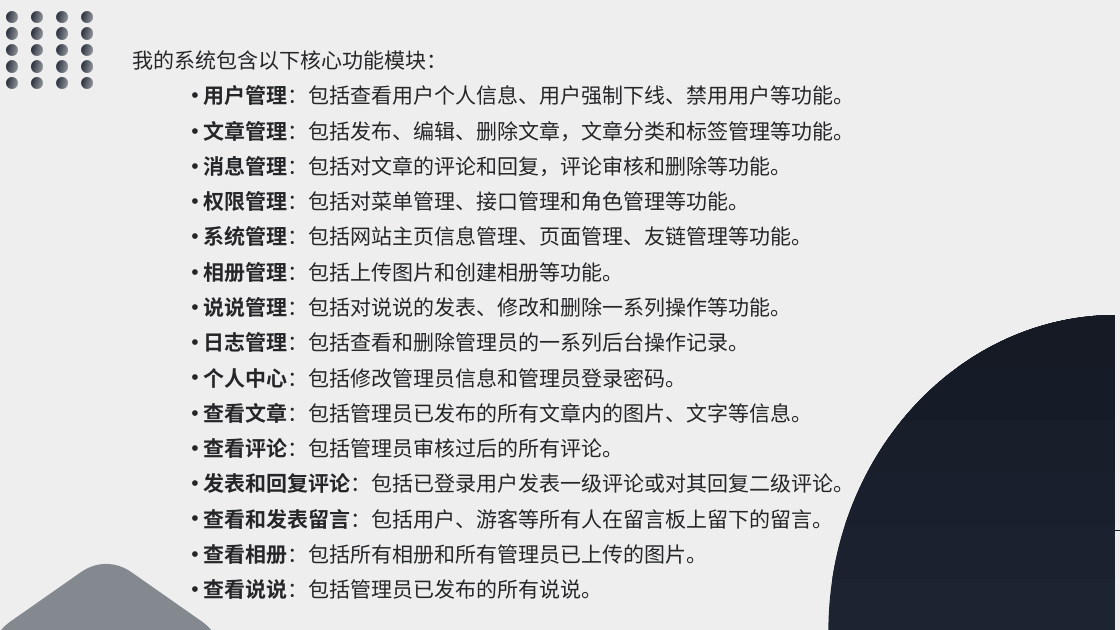
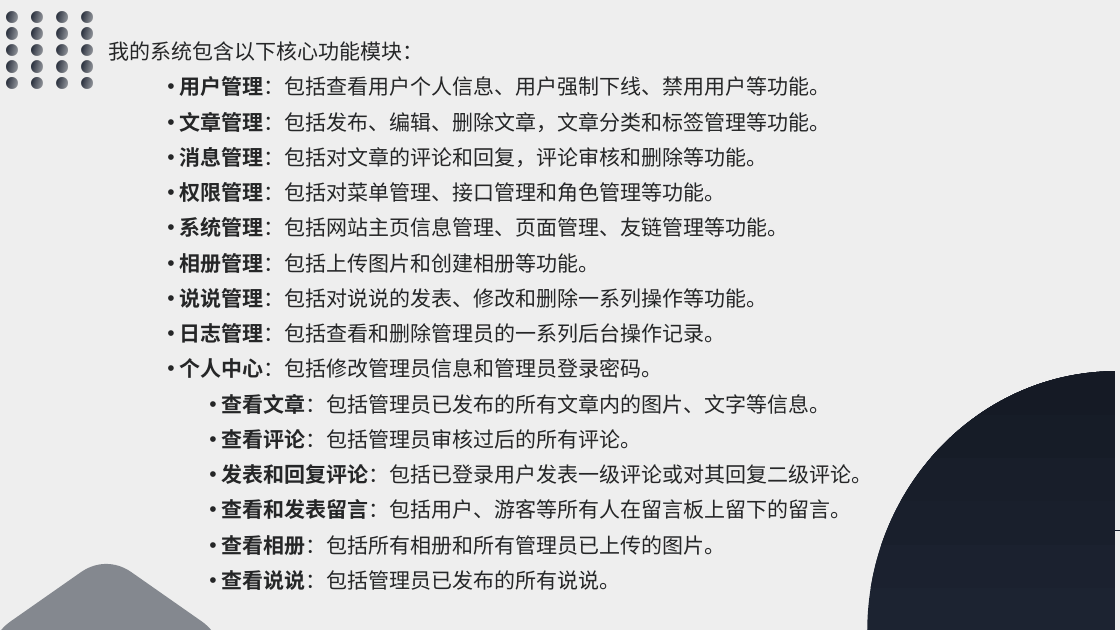
Before and after one commit to lxiuaunng/GraduatePaper, a slide deck: slide 12 of 答辩/答辩ppt.pptx. Drawn at 1120x630 pixels with LibreOffice and Linux fonts; fonts in the diff are those of the drawing. Boxes give left, top, right and bottom in pixels: in the first picture for what was removed or moved away, otherwise in the second. Text is boxed around its words. In the diff, an @@ line names an element or a change of style, - is before the commit and + after.

```diff
--- a/答辩/答辩ppt.pptx
+++ b/答辩/答辩ppt.pptx
@@ text "我的系统包含以下核心功能模块：" moved from (x1=133, y1=50, x2=854, y2=599) to (x1=109, y1=41, x2=873, y2=590) @@
@@ freeform shape resized from (x1=829, y1=315, x2=1116, y2=630) to (x1=868, y1=371, x2=1115, y2=630) @@
@@ text at (x1=221, y1=394, x2=873, y2=590): list level 3 to 4 in "查看文章：包括管理员已发布的所有文章内的图片、文字等信息。"; list level 3 to 4 in "查看评论：包括管理员审核过后的所有评论。"; list level 3 to 4 in "发表和回复评论：包括已登录用户发表一级评论或对其回复二级评论。"; list level 3 to 4 in "查看和发表留言：包括用户、游客等所有人在留言板上留下的留言。"; list level 3 to 4 in "查看相册：包括所有相册和所有管理员已上传的图片。"; list level 3 to 4 in "查看说说：包括管理员已发布的所有说说。" @@
```
Also in this commit, not shown: 1 other slide changed, 7 other files.
